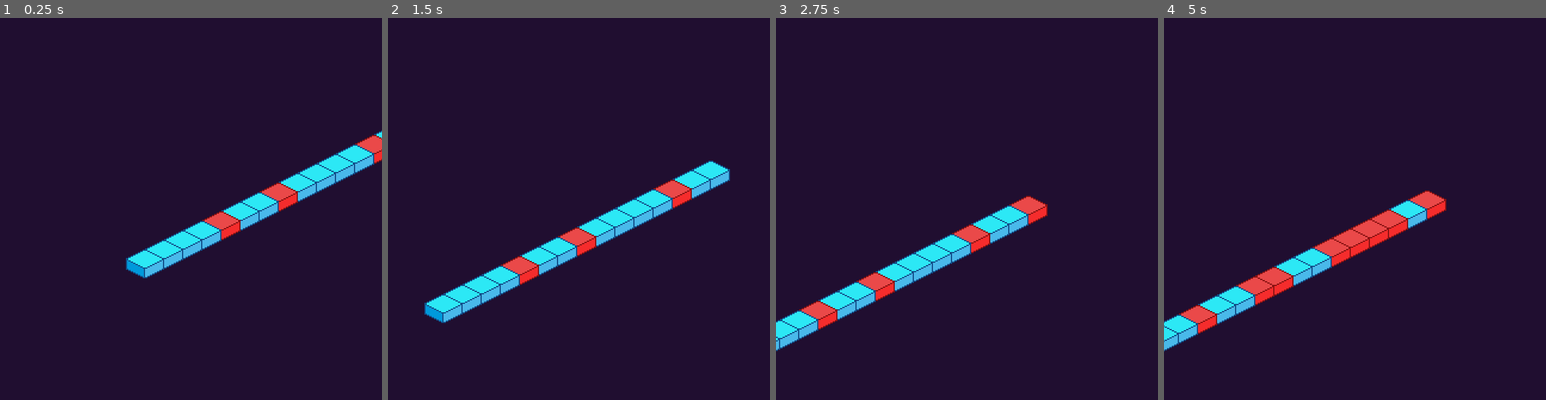
Above: before the commit, frames 1-4 (left to right).
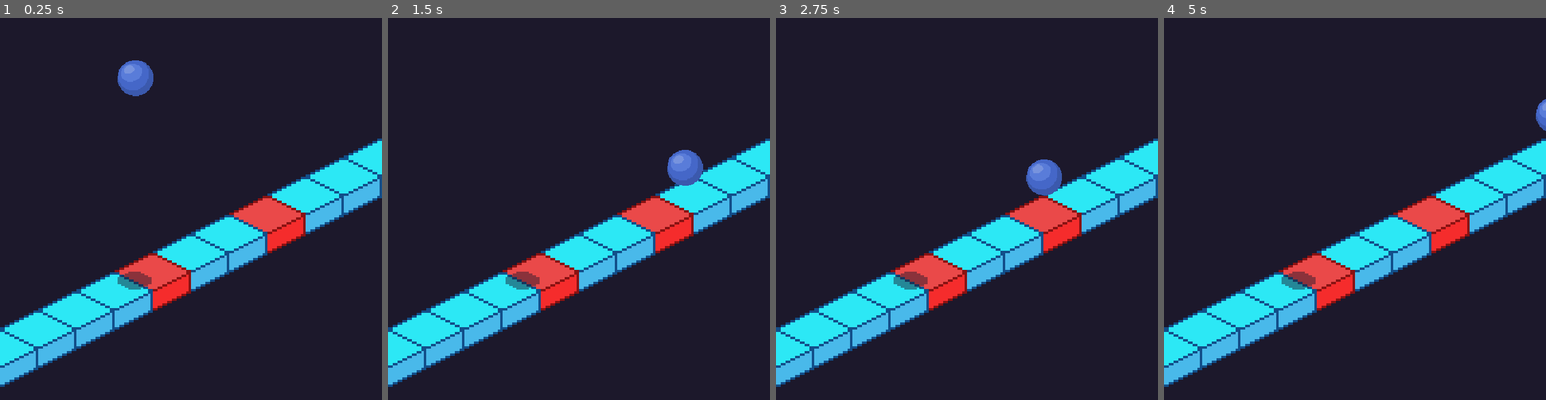
Above: after the commit, the same moments.

Repository: ofknee/tap-tap-tap
Game: Godot game, scene res://scenes/important/game.tscn
The game is run twice, just before and just after one commit, with the same random seed, the same clock (stepped at 60 frames per second) and the same inputs.
Inputs:
- Up to frame 1 (0.25 s): no input
- Up to frame 2 (1.5 s): tap Enter (ui_accept) at 0.5, 0.77 s; hold Right (ui_right) from 0.53 s (still down)
- Up to frame 3 (2.75 s): tap Enter (ui_accept) at 1.52 s; release Right (ui_right) at 2.03 s; hold Left (ui_left) from 2.03 s (still down)
- Up to frame 4 (5 s): release Left (ui_left) at 2.78 s; hold Right (ui_right) 2.78-4.28 s; tap Enter (ui_accept) at 3.02, 3.77, 4.52 s; hold Left (ui_left) from 4.28 s (still down)

The runs differ from the first frame. In frame 1, 17% of the frame differs, in the area x 0-100%, y 11-97%; in frame 2, 16%; in frame 3, 17%; in frame 4, 16%.
Error after the commit: Parse Error: Identifier "generation" not declared in the current scope. (res://scenes/iso/jump_strip.gd:9)

Commit message:
shadow sprite, tweak spawn & jump

Diff:
--- a/project.godot
+++ b/project.godot
@@ -46,4 +46,4 @@
 rendering_device/driver.windows="d3d12"
 renderer/rendering_method="gl_compatibility"
 renderer/rendering_method.mobile="gl_compatibility"
-environment/defaults/default_clear_color=Color(0.1254902, 0.05490196, 0.1882353, 1)
+environment/defaults/default_clear_color=Color(0.110075004, 0.0935, 0.17, 1)
--- a/scenes/important/game.tscn
+++ b/scenes/important/game.tscn
@@ -1,9 +1,79 @@
 [gd_scene format=3 uid="uid://wkur7bfdvfoo"]
 
 [ext_resource type="PackedScene" uid="uid://j28wlyk5oqu2" path="res://scenes/iso/jump_strip.tscn" id="1_uup8x"]
+[ext_resource type="Texture2D" uid="uid://b7ciyxbnwtvme" path="res://assets/sphere.png" id="3_43k1h"]
+[ext_resource type="Script" uid="uid://bhgujarx8u4nd" path="res://scenes/iso/player.gd" id="3_twlvc"]
+[ext_resource type="PackedScene" uid="uid://cy63vrwb4d4ns" path="res://killzone.tscn" id="4_43k1h"]
+[ext_resource type="Texture2D" uid="uid://cj3q5gweuqo2v" path="res://assets/iso/shadow.png" id="4_twlvc"]
+
+[sub_resource type="Shader" id="Shader_l0lx7"]
+code = "shader_type canvas_item;
+
+void vertex() {
+	// Called for every vertex the material is visible on.
+}
+
+void fragment() {
+	// Called for every pixel the material is visible on.
+}
+
+//void light() {
+//	// Called for every pixel for every light affecting the CanvasItem.
+//	// Uncomment to replace the default light processing function with this one.
+//}
+"
+
+[sub_resource type="ShaderMaterial" id="ShaderMaterial_x5jbj"]
+shader = SubResource("Shader_l0lx7")
+
+[sub_resource type="GDScript" id="GDScript_twlvc"]
+script/source = "extends Sprite2D
+
+
+# Called when the node enters the scene tree for the first time.
+func _ready() -> void:
+	pass # Replace with function body.
+
+
+# Called every frame. 'delta' is the elapsed time since the previous frame.
+func _process(delta: float) -> void:
+
+"
+
+[sub_resource type="CircleShape2D" id="CircleShape2D_weljr"]
+radius = 8.0
+
+[sub_resource type="WorldBoundaryShape2D" id="WorldBoundaryShape2D_l57lt"]
 
 [node name="game" type="Node2D" unique_id=1528345599]
 
 [node name="JumpStrip" parent="." unique_id=883491700 instance=ExtResource("1_uup8x")]
-position = Vector2(273, 389)
-scale = Vector2(2, 2)
+position = Vector2(0, 554)
+scale = Vector2(4, 4)
+
+[node name="Shadow" type="Sprite2D" parent="." unique_id=921988978]
+self_modulate = Color(1, 1, 1, 0.46666667)
+material = SubResource("ShaderMaterial_x5jbj")
+position = Vector2(227, 440)
+scale = Vector2(3, 3)
+texture = ExtResource("4_twlvc")
+script = SubResource("GDScript_twlvc")
+
+[node name="player" type="CharacterBody2D" parent="." unique_id=1696932186]
+position = Vector2(227, 72)
+scale = Vector2(1.2, 1.2)
+script = ExtResource("3_twlvc")
+
+[node name="Sprite2D" type="Sprite2D" parent="player" unique_id=2090611005]
+texture = ExtResource("3_43k1h")
+flip_h = true
+
+[node name="CollisionShape2D" type="CollisionShape2D" parent="player" unique_id=257669551]
+scale = Vector2(2.0410643, 2.0410643)
+shape = SubResource("CircleShape2D_weljr")
+
+[node name="killzone" parent="." unique_id=1663306613 instance=ExtResource("4_43k1h")]
+position = Vector2(0, 870)
+
+[node name="CollisionShape2D" type="CollisionShape2D" parent="killzone" unique_id=59841531]
+shape = SubResource("WorldBoundaryShape2D_l57lt")
--- a/scenes/important/player.gd
+++ b/scenes/important/player.gd
@@ -2,7 +2,7 @@
 
 
 const SPEED = 300.0
-const JUMP_VELOCITY = -400.0
+const JUMP_VELOCITY = -430.0
 
 
 func _physics_process(delta: float) -> void:
--- a/scenes/iso/jump_strip.gd
+++ b/scenes/iso/jump_strip.gd
@@ -1,14 +1,21 @@
 extends TileMapLayer
 var speed : float = Global.wait
-var spawnpoint = Vector2i(15,-1)
-var good_tile = {"type" : "good", "id" : 1, "atlas_coords" : Vector2i(1,0), }
-var bad_tile = {"type" : "bad", "id" : 1,"atlas_coords" : Vector2i(5,0),}
-var tiles : Array = [good_tile, bad_tile]
-var spawn_pick
+var spawnpoint = Vector2i(5,-1)
+var tile = {"id" : 1, "atlas_coords" : Vector2i(1,0), }
 var last_tile
 
 func _ready() -> void:
-	pass
+	for i in range(10):
+		if generation[-1] == 0:
+				generation.append(randi_range(0,1))
+		else:
+			generation.append(0)
+
+	print(generation)
+	for i in generation:
+		spawn_new(i)
+
+
 	## collision shapes around map
 	#var filled_tiles := get_used_cells()
 	#for tile: Vector2i in filled_tiles:
@@ -24,13 +31,17 @@
 		var world_pos = to_global(map_to_local(tile))
 		if world_pos.x < -32:
 			erase_cell(tile)
-			spawn_pick = tiles.pick_random()
-			spawn_new(spawn_pick)
+			# no back to back reds
+			if generation[-1] == 0:
+				generation.append(randi_range(0,1))
+			else:
+				generation.append(0)
+				spawn_new(generation[-1])
+			spawn_new(generation[-1])
 
-func spawn_new(tile : Dictionary) -> void:
-	set_cell(spawnpoint, tile["id"], tile["atlas_coords"])
+func spawn_new(type:int) -> void:
+	if type == 0:
+		set_cell(spawnpoint, tile["id"], tile["atlas_coords"])
 	spawnpoint += Vector2i(1,0)
-	print(spawnpoint)
-
 #no red red
 #delete block at end, spawn
Binary file added: assets/iso/shadow.png
Not shown, added: assets/iso/shadow.png.import
